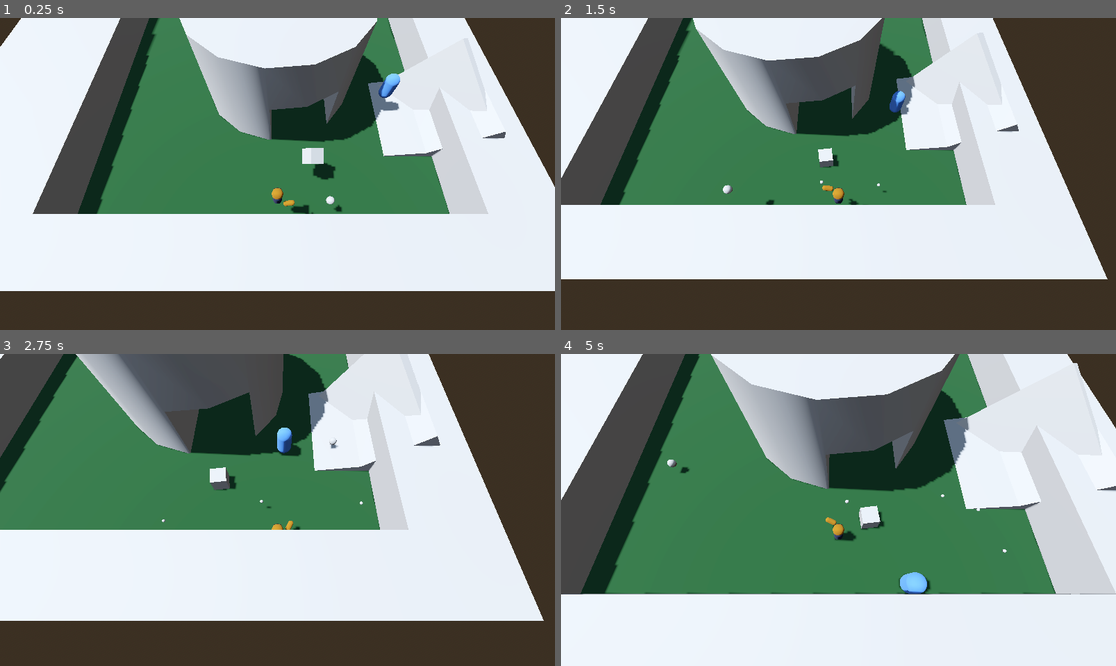
Above: before the commit, frames 1-4 (two rows, left to right).
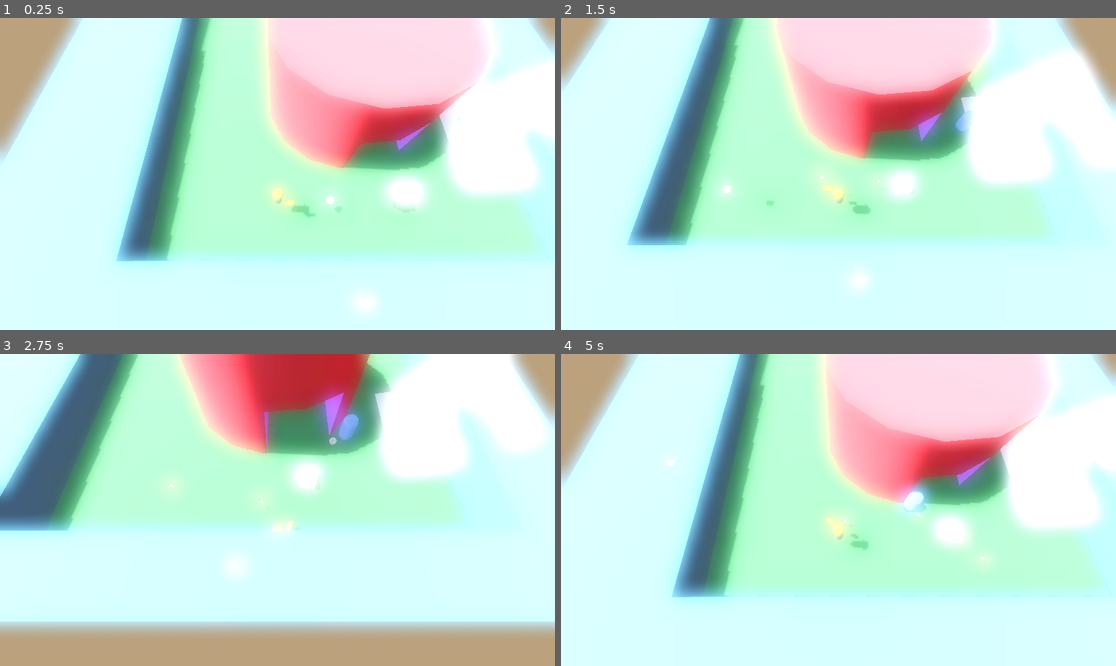
Above: after the commit, the same moments.

Repository: unblinky/twin-time
Game: Godot game, scene res://Main/Main.tscn
Two runs of this game, one before a commit and one after it. Both use one fixed random seed, a clock stepped at 60 frames per second and the inputs below.
Inputs (mouse positions are in pixels of both pictures, inside the frame that each line leads up to):
- Up to frame 1 (0.25 s): no input
- Up to frame 2 (1.5 s): move the mouse to (960, 158) at 0.52 s; hold D (move_right) 0.53-1.28 s; click (960, 158) at 0.6 s; tap Space (jump) at 0.77 s; move the mouse to (727, 189) at 1.27 s; hold S (move_back) from 1.28 s (still down); click (727, 189) at 1.35 s
- Up to frame 3 (2.75 s): tap Space (jump) at 1.52 s; move the mouse to (333, 441) at 2.02 s; release S (move_back) at 2.03 s; hold D (move_right) from 2.03 s (still down); click (333, 441) at 2.1 s
- Up to frame 4 (5 s): move the mouse to (810, 572) at 2.77 s; release D (move_right) at 2.78 s; hold W (move_forward) 2.78-3.53 s; click (810, 572) at 2.85 s; tap Space (jump) at 3.02, 3.77, 4.52 s; move the mouse to (1005, 556) at 3.52 s; hold A (move_left) from 3.53 s (still down); click (1005, 556) at 3.6 s; move the mouse to (672, 463) at 4.27 s; click (672, 463) at 4.35 s

The runs differ from the first frame. In frame 1, 79% of the frame differs, in the area x 0-100%, y 0-100%; in frame 2, 83%; in frame 3, 74%; in frame 4, 74%.

Commit message:
Material and environment properties.

Diff:
--- a/Code/Grenade/Grenade.tscn
+++ b/Code/Grenade/Grenade.tscn
@@ -1,6 +1,7 @@
-[gd_scene load_steps=4 format=3 uid="uid://cik21j5qipdqn"]
+[gd_scene load_steps=5 format=3 uid="uid://cik21j5qipdqn"]
 
 [ext_resource type="Script" uid="uid://dkgbjgee382y8" path="res://Grenade/Grenade.gd" id="1_f5byv"]
+[ext_resource type="Material" uid="uid://m3i7whs64li7" path="res://Grenade/assets/grenade.tres" id="2_45rf1"]
 
 [sub_resource type="SphereShape3D" id="SphereShape3D_k57rh"]
 radius = 0.1
@@ -16,4 +17,5 @@
 shape = SubResource("SphereShape3D_k57rh")
 
 [node name="MeshInstance3D" type="MeshInstance3D" parent="."]
+material_override = ExtResource("2_45rf1")
 mesh = SubResource("SphereMesh_pxdp7")
--- /dev/null
+++ b/Code/Grenade/assets/grenade.tres
@@ -0,0 +1,6 @@
+[gd_resource type="StandardMaterial3D" format=3 uid="uid://m3i7whs64li7"]
+
+[resource]
+emission_enabled = true
+emission = Color(0.564624, 0.436384, 2.88785e-07, 1)
+emission_energy_multiplier = 100.0
--- a/Code/Level/Level.tscn
+++ b/Code/Level/Level.tscn
@@ -1,8 +1,11 @@
-[gd_scene load_steps=4 format=3 uid="uid://daops0mjeidif"]
+[gd_scene load_steps=5 format=3 uid="uid://daops0mjeidif"]
 
 [ext_resource type="Script" uid="uid://cq5kvur26lrnq" path="res://Level/Level.gd" id="1_a526m"]
 [ext_resource type="PackedScene" uid="uid://b0vk61n58s3k4" path="res://Floor/Floor.tscn" id="2_r3cbp"]
 [ext_resource type="PackedScene" uid="uid://b0tly6gciunwy" path="res://Silo/Silo.tscn" id="3_cyxyq"]
+
+[sub_resource type="StandardMaterial3D" id="StandardMaterial3D_cyxyq"]
+albedo_color = Color(0.124204, 0.279553, 0.34064, 1)
 
 [node name="Level" type="Node3D"]
 script = ExtResource("1_a526m")
@@ -27,6 +30,7 @@
 size = Vector3(6.42651, 1, 7.46045)
 
 [node name="CSGCombiner3D" type="CSGCombiner3D" parent="."]
+material_override = SubResource("StandardMaterial3D_cyxyq")
 use_collision = true
 
 [node name="CSGBox3D" type="CSGBox3D" parent="CSGCombiner3D"]
--- /dev/null
+++ b/Code/Level/assets/silo.tres
@@ -0,0 +1,4 @@
+[gd_resource type="StandardMaterial3D" format=3 uid="uid://bbpa2onqts2vd"]
+
+[resource]
+albedo_color = Color(0.421847, 0.117074, 0.123933, 1)
--- /dev/null
+++ b/Code/Level/assets/tunnel.tres
@@ -0,0 +1,4 @@
+[gd_resource type="StandardMaterial3D" format=3 uid="uid://bqrj267xcdcj4"]
+
+[resource]
+albedo_color = Color(0.436684, 0.308294, 0.976433, 1)
--- a/Code/Main/Main.tscn
+++ b/Code/Main/Main.tscn
@@ -1,13 +1,15 @@
-[gd_scene load_steps=9 format=3 uid="uid://dg8o16kwfo4lc"]
+[gd_scene load_steps=10 format=3 uid="uid://dg8o16kwfo4lc"]
 
 [ext_resource type="PackedScene" uid="uid://cjuirrk2hk76n" path="res://Player/Player.tscn" id="1_lxy7q"]
 [ext_resource type="Script" uid="uid://l6w1ixdpksmm" path="res://Main/Main.gd" id="1_ps1la"]
 [ext_resource type="PackedScene" uid="uid://daops0mjeidif" path="res://Level/Level.tscn" id="2_6aewd"]
 [ext_resource type="PackedScene" uid="uid://bo67fto5x6akt" path="res://Debris/Debris.tscn" id="4_ps1la"]
 [ext_resource type="PackedScene" uid="uid://cyf73iap53ynj" path="res://Mob/Mob.tscn" id="5_6aewd"]
+[ext_resource type="PackedScene" uid="uid://cik21j5qipdqn" path="res://Grenade/Grenade.tscn" id="6_u2i7p"]
 
 [sub_resource type="ProceduralSkyMaterial" id="ProceduralSkyMaterial_lxy7q"]
-sky_horizon_color = Color(0.662243, 0.671743, 0.686743, 1)
+sky_horizon_color = Color(1, 0.489391, 0.52931, 1)
+sky_curve = 0.184672
 ground_horizon_color = Color(0.662243, 0.671743, 0.686743, 1)
 
 [sub_resource type="Sky" id="Sky_83ytx"]
@@ -18,6 +20,12 @@
 sky = SubResource("Sky_83ytx")
 tonemap_mode = 2
 glow_enabled = true
+glow_levels/1 = 6.1
+glow_levels/2 = 2.39
+glow_normalized = true
+glow_intensity = 2.19
+glow_strength = 1.05
+glow_bloom = 1.0
 
 [node name="Main" type="Node"]
 script = ExtResource("1_ps1la")
@@ -32,7 +40,7 @@
 [node name="Level" parent="." instance=ExtResource("2_6aewd")]
 
 [node name="Player" parent="." instance=ExtResource("1_lxy7q")]
-transform = Transform3D(1, 0, 0, 0, 1, 0, 0, 0, 1, 0, 2.48344, 11.706)
+transform = Transform3D(1, 0, 0, 0, 1, 0, 0, 0, 1, -5.5054, 2.48344, 9.21573)
 
 [node name="Rig" type="Node3D" parent="Player"]
 transform = Transform3D(1, 0, 0, 0, 0.372632, 0.927979, 0, -0.927979, 0.372632, 0, 0, -1.72126)
@@ -46,3 +54,6 @@
 [node name="Mob" parent="." node_paths=PackedStringArray("player") instance=ExtResource("5_6aewd")]
 transform = Transform3D(1, 0, 0, 0, 1, 0, 0, 0, 1, 8.49142, 2.6853, 2.8577)
 player = NodePath("../Player")
+
+[node name="Grenade" parent="." instance=ExtResource("6_u2i7p")]
+transform = Transform3D(1, 0, 0, 0, 1, 0, 0, 0, 1, -1.55974, 3.75584, 14.3055)
--- a/Code/Silo/Silo.tscn
+++ b/Code/Silo/Silo.tscn
@@ -1,4 +1,7 @@
-[gd_scene format=3 uid="uid://b0tly6gciunwy"]
+[gd_scene load_steps=3 format=3 uid="uid://b0tly6gciunwy"]
+
+[ext_resource type="Material" uid="uid://bbpa2onqts2vd" path="res://Level/assets/silo.tres" id="1_8v7xt"]
+[ext_resource type="Material" uid="uid://bqrj267xcdcj4" path="res://Level/assets/tunnel.tres" id="2_x2gip"]
 
 [node name="Silo" type="CSGCombiner3D"]
 use_collision = true
@@ -8,8 +11,10 @@
 radius = 6.16699
 height = 7.06834
 sides = 15
+material = ExtResource("1_8v7xt")
 
-[node name="CSGBox3D" type="CSGBox3D" parent="."]
+[node name="Tunnel" type="CSGBox3D" parent="."]
 transform = Transform3D(1, 0, 0, 0, 1, 0, 0, 0, 1, 1.80463, 1.56302, -1.57766)
 operation = 2
 size = Vector3(4.60925, 4.12604, 18.4427)
+material = ExtResource("2_x2gip")
